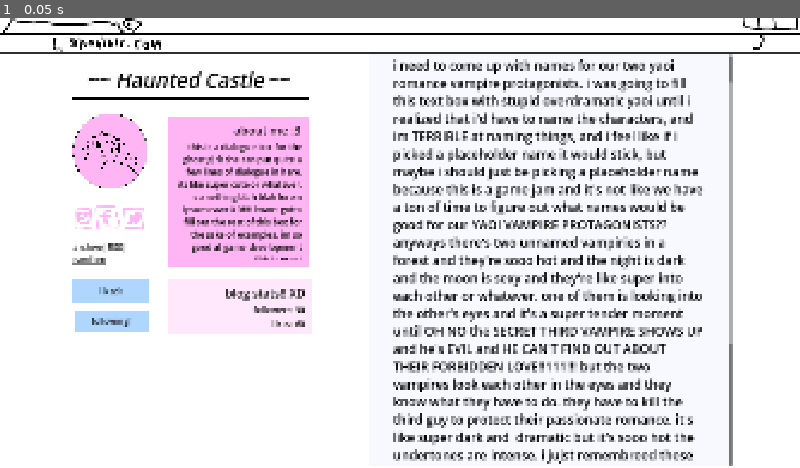
Above: before the commit, frame 1.
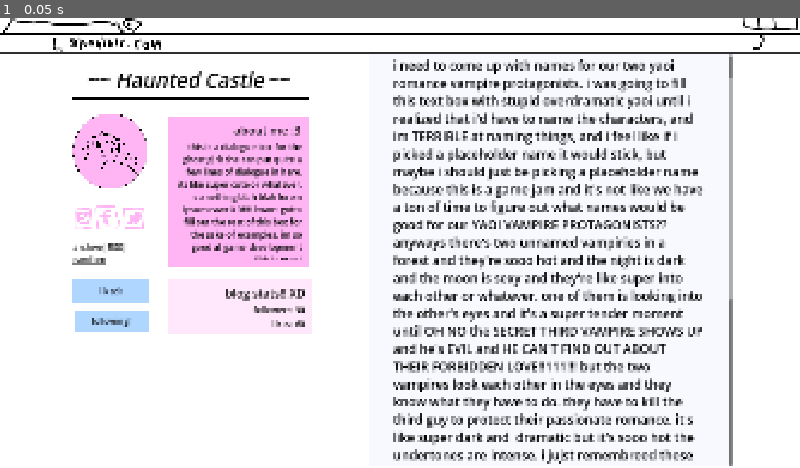
Above: after the commit, the same moment.

Repository: art-li-baum/sparkley-vampire-boys
Game: Godot game, scene res://main_scene.tscn
Two runs of this game, one before a commit and one after it. Both use one fixed random seed, a clock stepped at 60 frames per second and the inputs below. The project has no main scene, so this scene is started directly.
Inputs:
- Up to frame 1 (0.05 s): no input

The runs differ from the first frame. In frame 1, less than 0.1% of the frame differs, in the area x 91-92%, y 13-73%.

Commit message:
ok. comments box i think this works?

Diff:
--- /dev/null
+++ b/UI/comment.tscn
@@ -0,0 +1,55 @@
+[gd_scene load_steps=3 format=3 uid="uid://5bhsi4neomru"]
+
+[ext_resource type="Theme" uid="uid://dpwusomufghrb" path="res://UI/themes/ghost_box.tres" id="1_240a0"]
+[ext_resource type="Texture2D" uid="uid://cvq41cb0ogabv" path="res://UI/images/placeholder_commenter.png" id="2_p1de6"]
+
+[node name="MarginContainer" type="MarginContainer"]
+custom_minimum_size = Vector2(0, 140)
+offset_right = 40.0
+offset_bottom = 40.0
+theme_override_constants/margin_top = 10
+theme_override_constants/margin_bottom = 10
+
+[node name="comment" type="Control" parent="."]
+layout_mode = 2
+
+[node name="ColorRect" type="ColorRect" parent="comment"]
+layout_mode = 1
+anchors_preset = 15
+anchor_right = 1.0
+anchor_bottom = 1.0
+grow_horizontal = 2
+grow_vertical = 2
+color = Color(0.668478, 0.786637, 0.960048, 1)
+
+[node name="commenter_name" type="RichTextLabel" parent="comment"]
+layout_mode = 2
+offset_left = 111.0
+offset_top = 12.0
+offset_right = 735.0
+offset_bottom = 44.0
+theme = ExtResource("1_240a0")
+theme_override_font_sizes/normal_font_size = 22
+bbcode_enabled = true
+text = "[u]john commenter"
+fit_content = true
+
+[node name="commenter_comment" type="RichTextLabel" parent="comment"]
+layout_mode = 2
+offset_left = 112.0
+offset_top = 48.0
+offset_right = 736.0
+offset_bottom = 100.0
+theme = ExtResource("1_240a0")
+theme_override_font_sizes/normal_font_size = 18
+text = "i love yaoi
+this comment has two lines to it"
+fit_content = true
+
+[node name="TextureRect" type="TextureRect" parent="comment"]
+layout_mode = 0
+offset_left = 20.0
+offset_top = 24.0
+offset_right = 84.0
+offset_bottom = 88.0
+texture = ExtResource("2_p1de6")
--- a/main_scene.tscn
+++ b/main_scene.tscn
@@ -6,6 +6,7 @@
 [ext_resource type="Theme" uid="uid://bvdq6ng0i2vll" path="res://UI/themes/title.tres" id="4_7ycvg"]
 [ext_resource type="Texture2D" uid="uid://ctlnnx70b73b8" path="res://UI/images/placeholder_pfp.png" id="5_wr18j"]
 [ext_resource type="Texture2D" uid="uid://cku205o0cqnf8" path="res://UI/images/placeholder_socials_icons.png" id="6_qwutr"]
+[ext_resource type="PackedScene" uid="uid://5bhsi4neomru" path="res://UI/comment.tscn" id="7_nfk4m"]
 
 [sub_resource type="StyleBoxLine" id="StyleBoxLine_tvd8v"]
 thickness = 4
@@ -318,7 +319,7 @@
 anchor_bottom = 1.0
 grow_horizontal = 2
 grow_vertical = 2
-scroll_vertical = 528
+scroll_vertical = 816
 
 [node name="MarginContainer" type="MarginContainer" parent="right_side/ScrollContainer"]
 layout_mode = 2
@@ -400,6 +401,12 @@
 text = "comments (TODO)"
 fit_content = true
 
+[node name="comment" parent="right_side/ScrollContainer/MarginContainer/VBoxContainer" instance=ExtResource("7_nfk4m")]
+layout_mode = 2
+
+[node name="comment2" parent="right_side/ScrollContainer/MarginContainer/VBoxContainer" instance=ExtResource("7_nfk4m")]
+layout_mode = 2
+
 [node name="HSeparator3" type="HSeparator" parent="right_side/ScrollContainer/MarginContainer/VBoxContainer"]
 layout_mode = 2
 theme_override_styles/separator = SubResource("StyleBoxLine_nneo1")
Binary file added: UI/images/placeholder_commenter.png
Not shown, added: UI/images/placeholder_commenter.png.import
Not shown: 1 places in main_scene.tscn that only renumber resources
